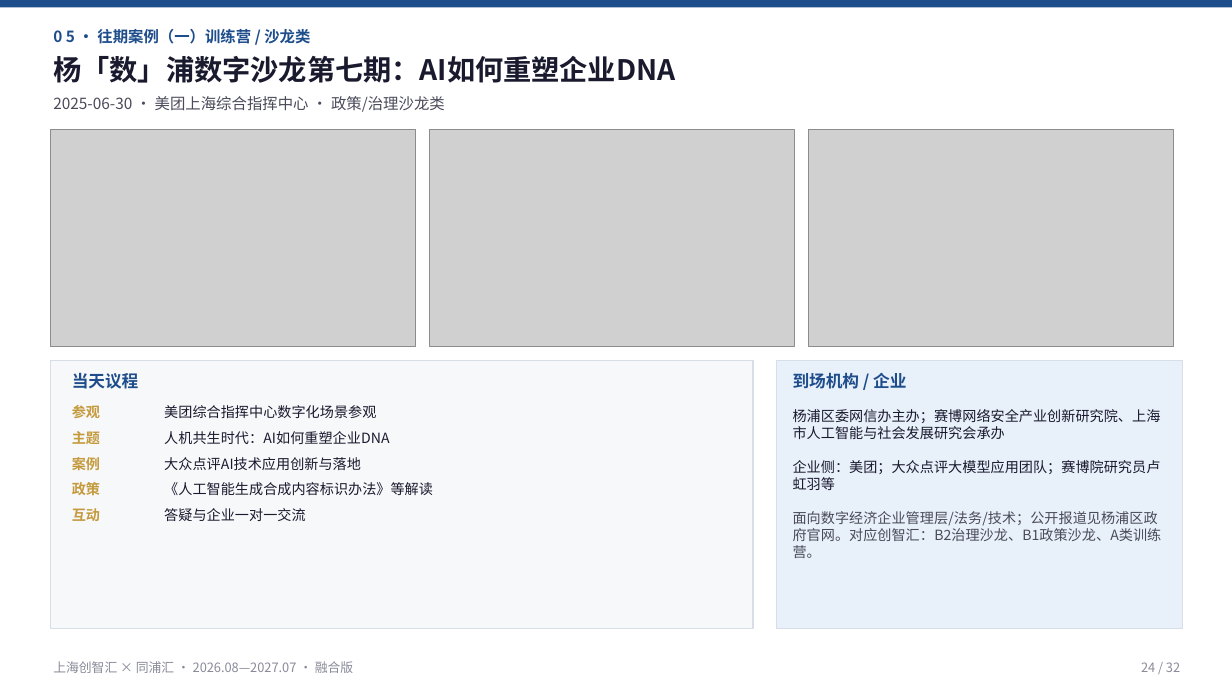
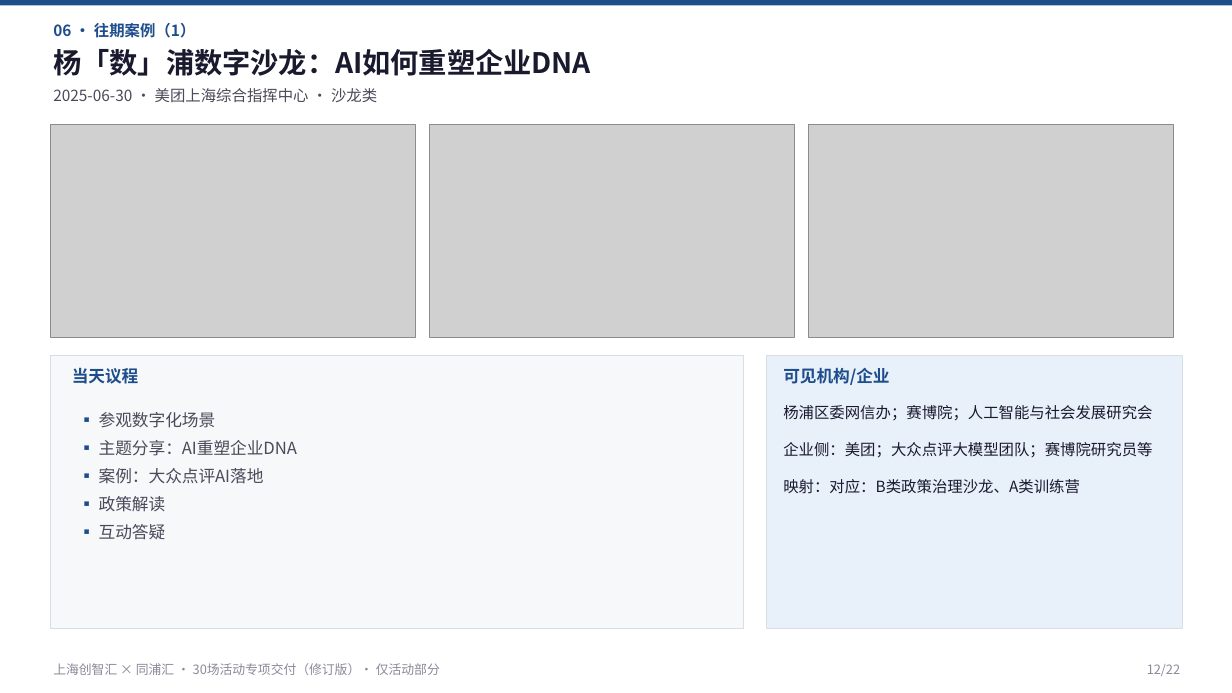
Before and after one commit to hujigang2010-maker/AIDEN, a slide deck: slide 12 of proposal/chuangzhihui-annual-ops-plan-fused.pptx (slide 24 before the commit). Drawn at 1232x693 pixels with LibreOffice and Linux fonts; fonts in the diff are those of the drawing; grey boxes stand for pictures. Boxes give left, top, right and bottom in pixels: in the first picture for what was removed or moved away, otherwise in the second. Text is boxed around its words. In the diff, an @@ line names an element or a change of style, - is before the commit and + after.

```diff
--- a/proposal/chuangzhihui-annual-ops-plan-fused.pptx
+++ b/proposal/chuangzhihui-annual-ops-plan-fused.pptx
@@ text at <box>53,23,195,38</box>: text changed @@
-0 5 · 往期案例（一）训练营 / 沙龙类
+06 · 往期案例（1）
@@ text at <box>53,49,591,76</box>: text changed @@
-杨「数」浦数字沙龙第七期：AI如何重塑企业DNA
+杨「数」浦数字沙龙：AI如何重塑企业DNA
@@ text at <box>53,88,377,103</box>: text changed @@
-2025-06-30 · 美团上海综合指挥中心 · 政策/治理沙龙类
+2025-06-30 · 美团上海综合指挥中心 · 沙龙类
@@ picture: place and size @@
-picture at <box>51,129,416,347</box>
+picture at <box>51,125,416,337</box>
@@ picture: place and size @@
-picture at <box>430,129,795,347</box>
+picture at <box>430,125,795,337</box>
@@ picture: place and size @@
-picture at <box>809,129,1174,347</box>
+picture at <box>809,125,1174,337</box>
@@ rectangle: place and size @@
-rectangle at <box>51,360,753,628</box>
+rectangle at <box>51,356,744,628</box>
@@ rectangle at <box>51,356,744,628</box>: outline #D8DEE8 1 pt to #D8DEE8 0.8 pt @@
@@ rectangle at <box>767,356,1183,628</box>: outline #D8DEE8 1 pt to #D8DEE8 0.8 pt @@
@@ rectangle: place and size @@
-rectangle at <box>776,360,1183,628</box>
+rectangle at <box>767,356,1183,628</box>
@@ text "当天议程": place and size @@
-text "当天议程" at <box>72,372,139,389</box>
+text "当天议程" at <box>72,367,139,384</box>
@@ text at <box>783,367,889,385</box>: text changed @@
-到场机构 / 企业
+可见机构/企业
@@ text removed at <box>72,405,100,418</box> @@
-参观
@@ text added at <box>99,412,297,540</box>, 13 pt, text #4A4A5A @@
+▪ 参观数字化场景
+▪ 主题分享：AI重塑企业DNA
+▪ 案例：大众点评AI落地
+▪ 政策解读
+▪ 互动答疑
@@ text removed at <box>164,405,376,418</box> @@
-美团综合指挥中心数字化场景参观
@@ text at <box>783,405,1152,494</box>: text changed; size 11 to 12 pt @@
-杨浦区委网信办主办；赛博网络安全产业创新研究院、上海市人工智能与社会发展研究会承办
-企业侧：美团；大众点评大模型应用团队；赛博院研究员卢虹羽等
+杨浦区委网信办；赛博院；人工智能与社会发展研究会
+企业侧：美团；大众点评大模型团队；赛博院研究员等
+映射：对应：B类政策治理沙龙、A类训练营
@@ text removed at <box>72,431,100,444</box> @@
-主题
@@ text removed at <box>164,431,389,444</box> @@
-人机共生时代：AI如何重塑企业DNA
@@ text removed at <box>72,455,100,473</box> @@
-案例
@@ text removed at <box>164,457,361,470</box> @@
-大众点评AI技术应用创新与落地
@@ text removed at <box>72,481,100,499</box> @@
-政策
@@ text removed at <box>72,508,100,521</box> @@
-互动
@@ text removed at <box>164,482,433,495</box> @@
-《人工智能生成合成内容标识办法》等解读
@@ text removed at <box>164,508,305,521</box> @@
-答疑与企业一对一交流
@@ text removed at <box>793,511,1162,558</box> @@
-面向数字经济企业管理层/法务/技术；公开报道见杨浦区政府官网。对应创智汇：B2治理沙龙、B1政策沙龙、A类训练营。
@@ text at <box>53,663,440,675</box>: text changed @@
-上海创智汇 × 同浦汇 · 2026.08—2027.07 · 融合版
+上海创智汇 × 同浦汇 · 30场活动专项交付（修订版）· 仅活动部分
@@ text removed at <box>1141,662,1180,672</box> @@
-24 / 32
@@ text added at <box>1147,664,1180,676</box>, 10 pt, text #8A8A9A @@
+12/22
```
Also in this commit, not shown: 1 other slide changed, 20 slides added, 30 slides removed, 10 other files.
